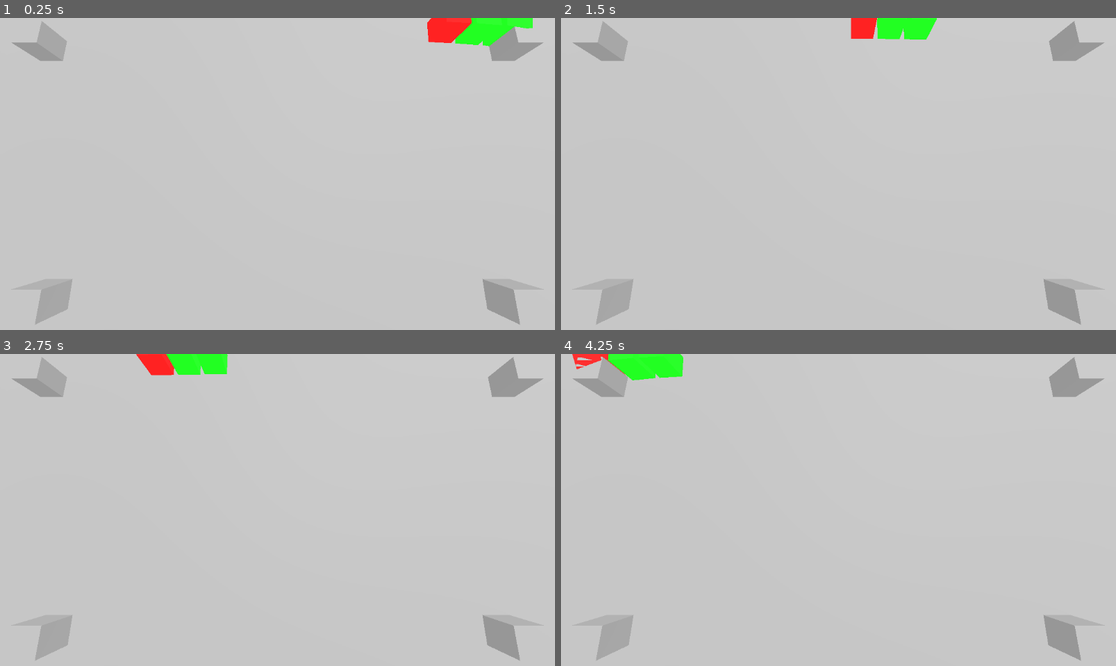
Above: before the commit, frames 1-4 (two rows, left to right).
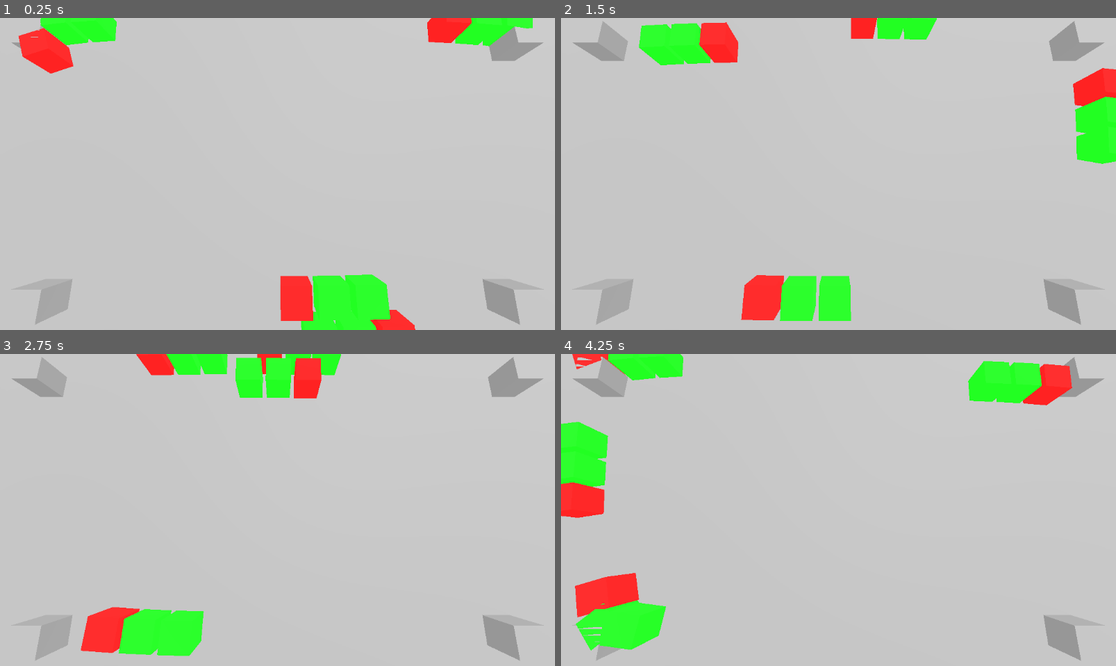
Above: after the commit, the same moments.

Repository: squirrelsoftcompany/LD54
Game: Godot game, scene res://_scenes/main.tscn
Same seed, same stepped clock (60 frames per second), same inputs: the game is played once before the commit and once after it.
Inputs (mouse positions are in pixels of both pictures, inside the frame that each line leads up to):
- Up to frame 1 (0.25 s): no input
- Up to frame 2 (1.5 s): move the mouse to (960, 158) at 0.52 s; move the mouse to (727, 189) at 1.27 s
- Up to frame 3 (2.75 s): move the mouse to (333, 441) at 2.02 s
- Up to frame 4 (4.25 s): move the mouse to (810, 572) at 2.77 s; move the mouse to (1005, 556) at 3.52 s

The runs differ from the first frame. In frame 1, 5.4% of the frame differs, in the area x 3-75%, y 0-100%; in frame 2, 6.8%; in frame 3, 5.1%; in frame 4, 7.4%, in the area x 0-93%, y 2-96%.

Commit message:
More trains to test !

Diff:
--- a/_scenes/main.tscn
+++ b/_scenes/main.tscn
@@ -67,8 +67,7 @@
 
 [node name="Train" parent="Path3D" instance=ExtResource("1_4b0xy")]
 transform = Transform3D(0.613111, 0, -0.789997, 0, 1, 0, 0.789997, 0, 0.613111, -100, 0, -40)
-visible = false
-mode = 0
+ping_pong = true
 
 [node name="Wagon" parent="Path3D" node_paths=PackedStringArray("train") instance=ExtResource("2_l3b7c")]
 transform = Transform3D(0.613111, 0, -0.789997, 0, 1, 0, 0.789997, 0, 0.613111, -100, 0, -40)
@@ -80,8 +79,9 @@
 offset = 24.0
 
 [node name="Train2" parent="Path3D" instance=ExtResource("1_4b0xy")]
-transform = Transform3D(-0.0867921, 0, -0.996226, 0, 1, 0, 0.996226, 0, -0.0867921, 85.5284, 0, -42.3882)
+transform = Transform3D(-0.0867926, 0, -0.996226, 0, 1, 0, 0.996226, 0, -0.0867926, 85.5285, 0, -42.3882)
 progress = 186.107
+ping_pong = true
 backward = true
 
 [node name="Wagon3" parent="Path3D" node_paths=PackedStringArray("train") instance=ExtResource("2_l3b7c")]
@@ -94,17 +94,32 @@
 offset = 24.0
 
 [node name="Train3" parent="Path3D" instance=ExtResource("1_4b0xy")]
-transform = Transform3D(-0.0108473, 0, 0.999941, 0, 1, 0, -0.999941, 0, -0.0108473, 12.3341, 0, 64.8823)
-visible = false
+transform = Transform3D(-0.010847, 0, 0.999941, 0, 1, 0, -0.999941, 0, -0.010847, 12.3339, 0, 64.8823)
 progress = 372.214
-mode = 3
+speed = 25.0
 
 [node name="Wagon5" parent="Path3D" node_paths=PackedStringArray("train") instance=ExtResource("2_l3b7c")]
-transform = Transform3D(0.613111, 0, -0.789997, 0, 1, 0, 0.789997, 0, 0.613111, -93.8689, 0, -32.1)
-h_offset = 10.0
+transform = Transform3D(0.613111, 0, -0.789997, 0, 1, 0, 0.789997, 0, 0.613111, -100, 0, -40)
 train = NodePath("../Train3")
 
 [node name="Wagon6" parent="Path3D" node_paths=PackedStringArray("train") instance=ExtResource("2_l3b7c")]
 transform = Transform3D(0.613111, 0, -0.789997, 0, 1, 0, 0.789997, 0, 0.613111, -100, 0, -40)
 train = NodePath("../Train3")
 offset = 24.0
+
+[node name="Train4" parent="Path3D" instance=ExtResource("1_4b0xy")]
+transform = Transform3D(-0.010847, 0, 0.999941, 0, 1, 0, -0.999941, 0, -0.010847, 12.3339, 0, 64.8823)
+progress = 372.214
+speed = 100.0
+zero_to_max_time = 0.0
+pause_at_end = 0.0
+backward = true
+
+[node name="Wagon7" parent="Path3D" node_paths=PackedStringArray("train") instance=ExtResource("2_l3b7c")]
+transform = Transform3D(0.613111, 0, -0.789997, 0, 1, 0, 0.789997, 0, 0.613111, -100, 0, -40)
+train = NodePath("../Train4")
+
+[node name="Wagon8" parent="Path3D" node_paths=PackedStringArray("train") instance=ExtResource("2_l3b7c")]
+transform = Transform3D(0.613111, 0, -0.789997, 0, 1, 0, 0.789997, 0, 0.613111, -100, 0, -40)
+train = NodePath("../Train4")
+offset = 24.0
